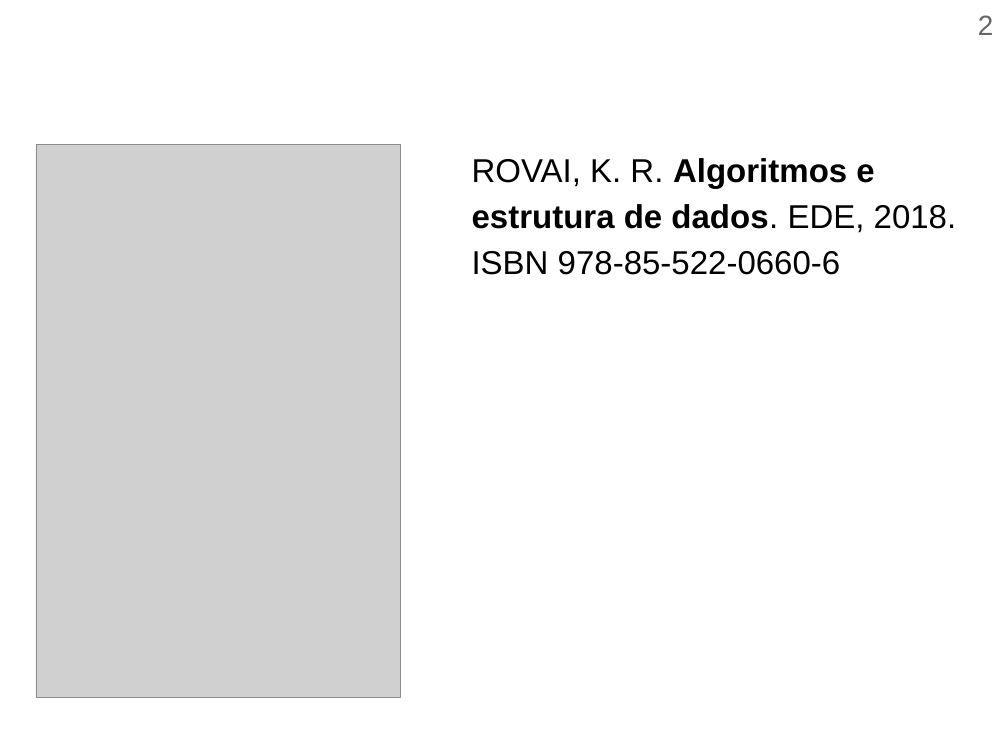
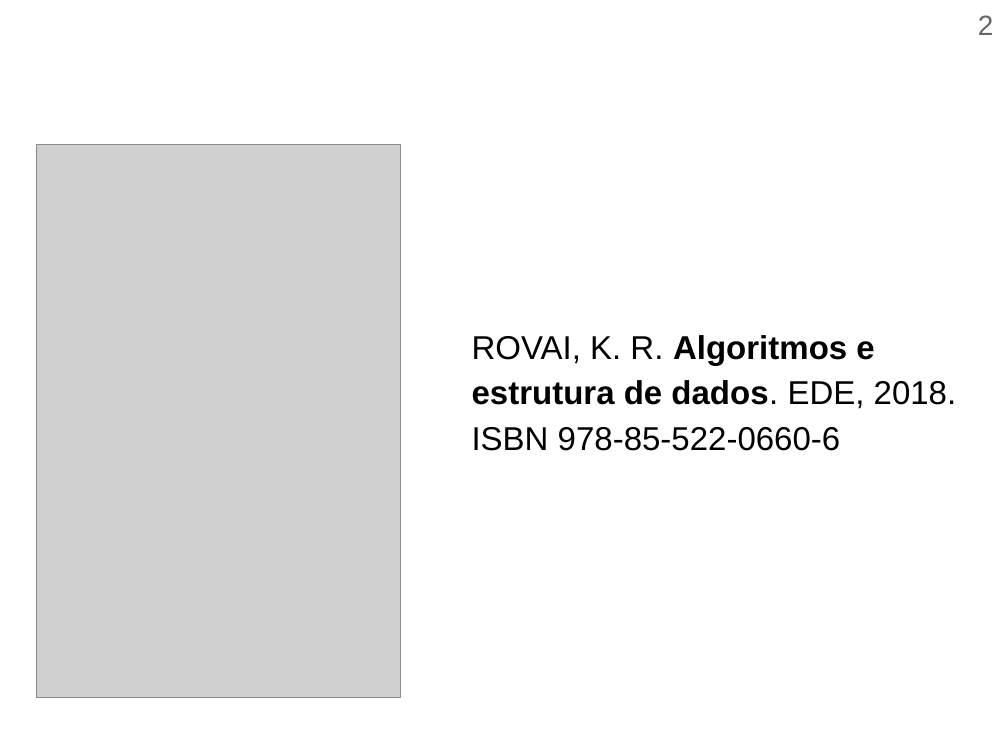
Before and after one commit to efurlanm/teaching, a slide deck: slide 2 of aed/AED-U1S1-Revisao.odp. Drawn at 1008x756 pixels with LibreOffice and Linux fonts; fonts in the diff are those of the drawing; grey boxes stand for pictures; background and template pictures are left out. Boxes give left, top, right and bottom in pixels: in the first picture for what was removed or moved away, otherwise in the second. Text is boxed around its words. In the diff, an @@ line names an element or a change of style, - is before the commit and + after.

```diff
--- a/aed/AED-U1S1-Revisao.odp
+++ b/aed/AED-U1S1-Revisao.odp
@@ text "ROVAI, K. R. Algoritmos e ..." moved from (x1=472, y1=158, x2=957, y2=275) to (x1=472, y1=335, x2=957, y2=451) @@
```
Also in this commit, not shown: 1 other slide changed, 14 other files.
